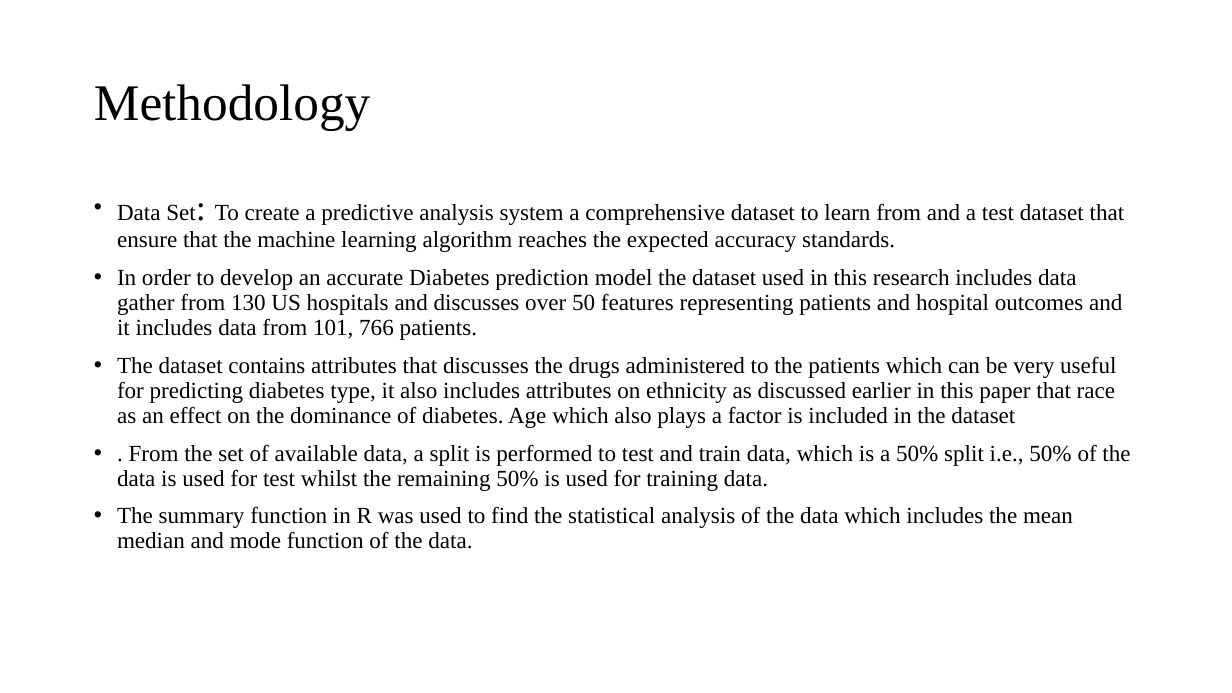
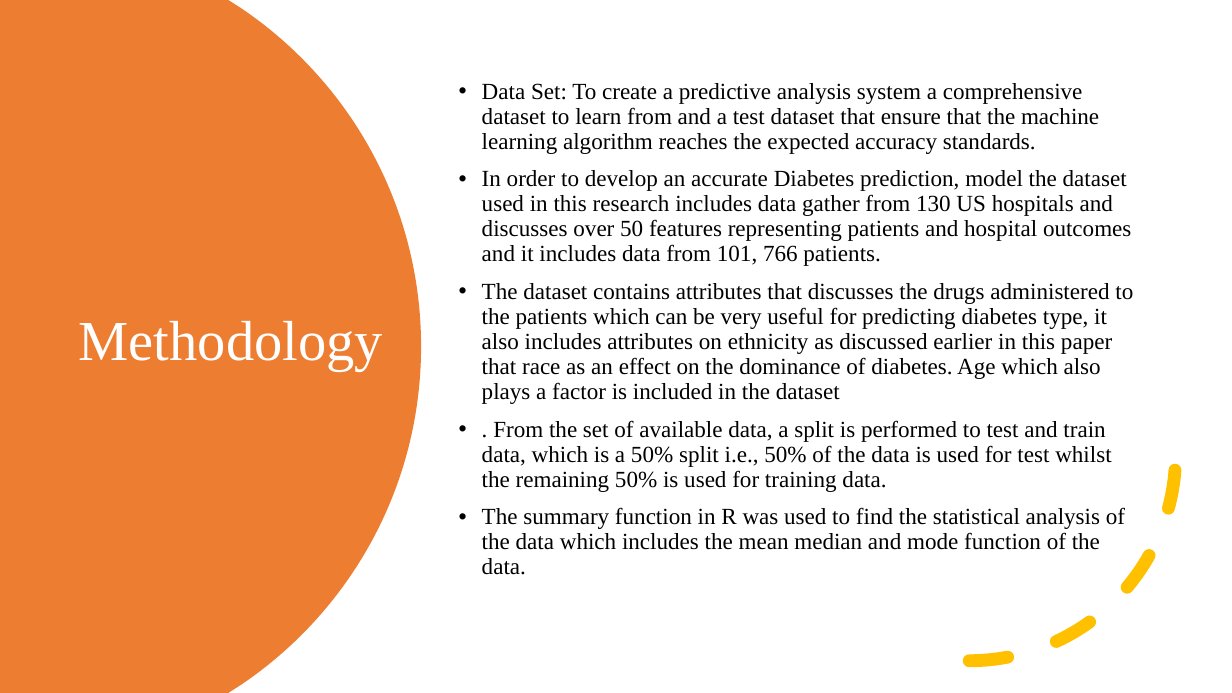
Before and after one commit to Celestina-ayeni/Dissertation, a slide deck: slide 3 of DissertationPresentation.pptx. Drawn at 1232x693 pixels with LibreOffice and Linux fonts; fonts in the diff are those of the drawing. Boxes give left, top, right and bottom in pixels: in the first picture for what was removed or moved away, otherwise in the second. Text is boxed around its words. In the diff, an @@ line names an element or a change of style, - is before the commit and + after.

```diff
--- a/DissertationPresentation.pptx
+++ b/DissertationPresentation.pptx
@@ freeform shape added at [0, 0, 421, 693], fill #ED7D31 @@
@@ text "Data Set: To create a ...": place and size @@
-text "Data Set: To create a ..." at [117, 203, 1130, 549]
+text "Data Set: To create a ..." at [482, 83, 1133, 575]
@@ text "Data Set: To create a ..." at [482, 83, 1133, 575]: vertical alignment top to middle @@
@@ text at [482, 83, 1099, 154]: size 28 to 18 pt in "Set:" @@
@@ title "Methodology": place and size @@
-title "Methodology" at [94, 84, 370, 131]
+title "Methodology" at [79, 321, 383, 371]
@@ title "Methodology" at [79, 321, 383, 371]: size 40 to 44 pt, text colour #000000 to #FFFFFF @@
@@ text at [482, 170, 1131, 266]: text changed @@
-• In order to develop an accurate Diabetes prediction model the dataset used in this research includes data gather from 130 US hospitals and discusses over 50 features representing patients and hospital outcomes and it includes data from 101, 766 patients.
+• In order to develop an accurate Diabetes prediction, model the dataset used in this research includes data gather from 130 US hospitals and discusses over 50 features representing patients and hospital outcomes and it includes data from 101, 766 patients.
@@ arc (boxed as its full ellipse) added at [763, 249, 1177, 662], outline #FFC000 10 pt dashed @@
```
Also in this commit, not shown: 13 other slides changed, 1 slide added.
